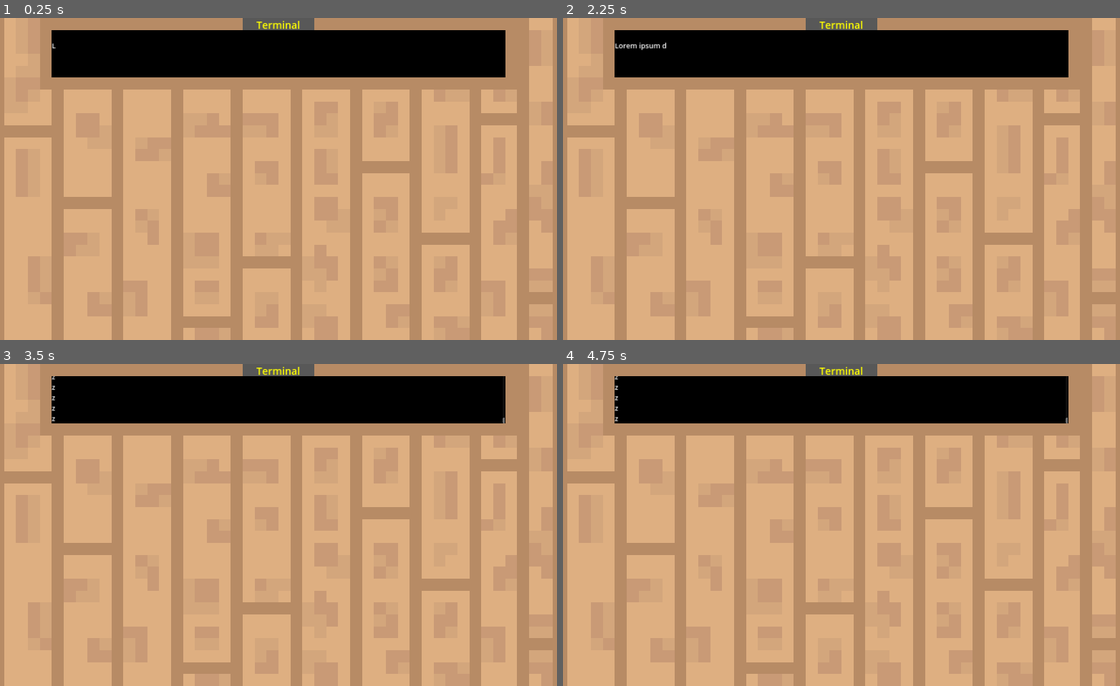
Above: before the commit, frames 1-4 (two rows, left to right).
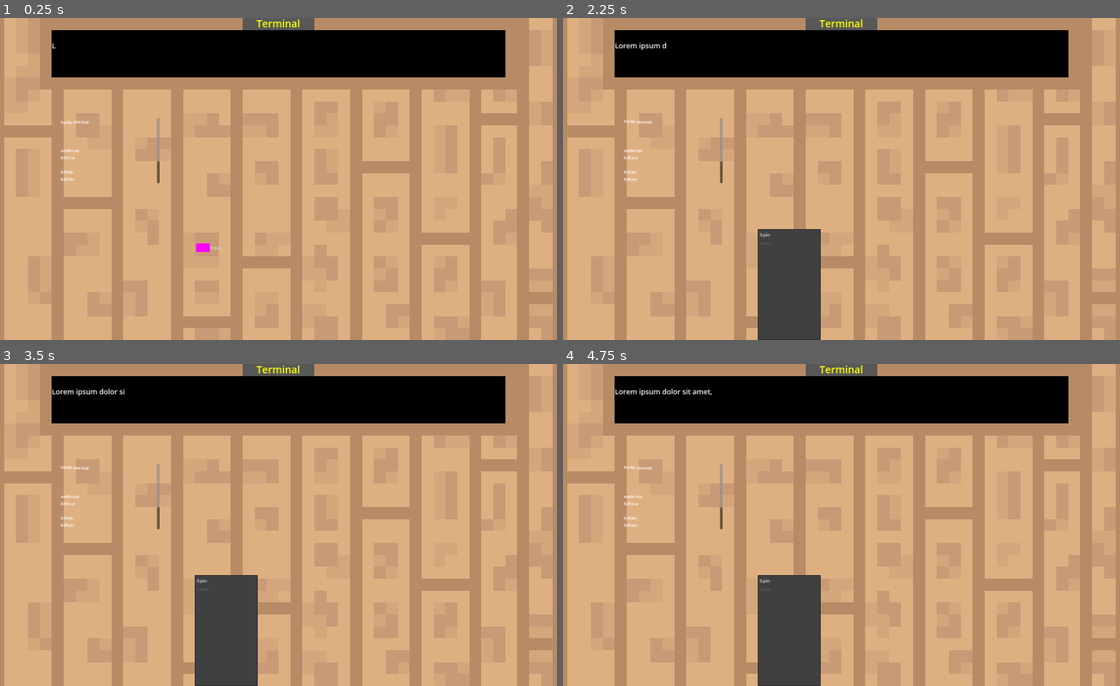
Above: after the commit, the same moments.

Repository: C4llSqin/Create-Your-own-Weapon-of-Math-Destruction
Game: Godot game, scene res://scenes/main_menu.tscn
The game is run twice, just before and just after one commit, with the same random seed, the same clock (stepped at 60 frames per second) and the same inputs.
Inputs (mouse positions are in pixels of both pictures, inside the frame that each line leads up to):
- Up to frame 1 (0.25 s): no input
- Up to frame 2 (2.25 s): click (791, 246) at 0.5 s, where only the run after the commit has a clickable "Flish"; click (791, 246) at 1.25 s, where only the run after the commit has a clickable "Flish"; click (791, 246) at 2 s, where only the run after the commit has a clickable "Flish"
- Up to frame 3 (3.5 s): tap Enter (ui_accept) at 2.75, 3.02 s
- Up to frame 4 (4.75 s): tap Enter (ui_accept) at 3.5, 3.77 s

The runs differ from the first frame. In frame 1, 0.4% of the frame differs, in the area x 10-54%, y 0-73%; in frame 2, 4.2%; in frame 3, 4.4%; in frame 4, 4.5%, in the area x 9-91%, y 0-100%.

Commit message:
apcsa changes

Diff:
--- a/scenes/game_manager.tscn
+++ b/scenes/game_manager.tscn
@@ -29,10 +29,12 @@
 
 [node name="terminal_title" type="RichTextLabel" parent="Terminal"]
 offset_left = 840.0
+offset_top = -5.0
 offset_right = 1080.0
-offset_bottom = 115.0
+offset_bottom = 45.0
 bbcode_enabled = true
 text = "[center][font_size=34][color=yellow]Terminal[/color][/font_size][/center]"
+scroll_active = false
 
 [node name="contents" type="RichTextLabel" parent="Terminal"]
 offset_left = 200.0
--- a/scenes/main_menu.tscn
+++ b/scenes/main_menu.tscn
@@ -1,6 +1,9 @@
-[gd_scene load_steps=2 format=3 uid="uid://b2r7v8f7nes71"]
+[gd_scene load_steps=3 format=3 uid="uid://b2r7v8f7nes71"]
 
 [ext_resource type="PackedScene" uid="uid://x3dpr6ldtqxa" path="res://scenes/game_manager.tscn" id="1_f5x0h"]
+
+[sub_resource type="PlaceholderTexture2D" id="PlaceholderTexture2D_uut7l"]
+size = Vector2(45, 29)
 
 [node name="Main menu" type="Control"]
 layout_mode = 3
@@ -10,12 +13,53 @@
 grow_horizontal = 2
 grow_vertical = 2
 
+[node name="GameManager" parent="." instance=ExtResource("1_f5x0h")]
+layout_mode = 1
+
+[node name="MenuButton" type="MenuButton" parent="."]
+layout_mode = 0
+offset_left = 680.0
+offset_top = 720.0
+offset_right = 890.0
+offset_bottom = 820.0
+text = "Flish"
+icon = SubResource("PlaceholderTexture2D_uut7l")
+alignment = 0
+item_count = 13
+popup/item_0/text = "Spin"
+popup/item_0/id = 0
+popup/item_1/text = "Spun"
+popup/item_1/id = 1
+popup/item_1/disabled = true
+popup/item_2/text = ""
+popup/item_2/id = 2
+popup/item_3/text = ""
+popup/item_3/id = 3
+popup/item_4/text = ""
+popup/item_4/id = 4
+popup/item_5/text = ""
+popup/item_5/id = 5
+popup/item_6/text = ""
+popup/item_6/id = 6
+popup/item_7/text = ""
+popup/item_7/id = 7
+popup/item_8/text = ""
+popup/item_8/id = 8
+popup/item_9/text = ""
+popup/item_9/id = 9
+popup/item_10/text = ""
+popup/item_10/id = 10
+popup/item_11/text = ""
+popup/item_11/id = 11
+popup/item_12/text = ""
+popup/item_12/id = 12
+
 [node name="RichTextLabel" type="RichTextLabel" parent="."]
 layout_mode = 0
-offset_left = 298.0
-offset_top = 162.0
-offset_right = 629.0
-offset_bottom = 382.0
+offset_left = 230.0
+offset_top = 335.0
+offset_right = 561.0
+offset_bottom = 555.0
 bbcode_enabled = true
 text = "[wave]hello[/wave] wasup.
 
@@ -31,6 +75,3 @@
 kldsa;
 kl;dsa
 kl';das"
-
-[node name="GameManager" parent="." instance=ExtResource("1_f5x0h")]
-layout_mode = 1
